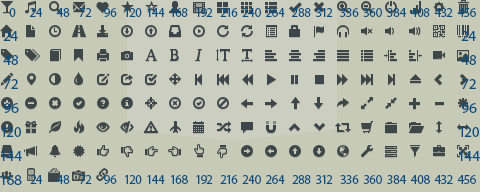
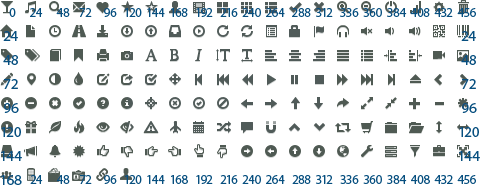
Revision of a layered (480, 192) image; what changed, layer by layer:
hid group "BOOTSTRAP" (7 layers) over [0, 0, 469, 182]
showed group "DARKPAPER" (7 layers) over [0, 0, 469, 182]
added layer "glyphicons_003_user" (2nd of 2, in "DARKPAPER") in group "DARKPAPER" over [120, 168, 132, 180]
hid "Rectángulo 1" over [0, 0, 480, 192]
